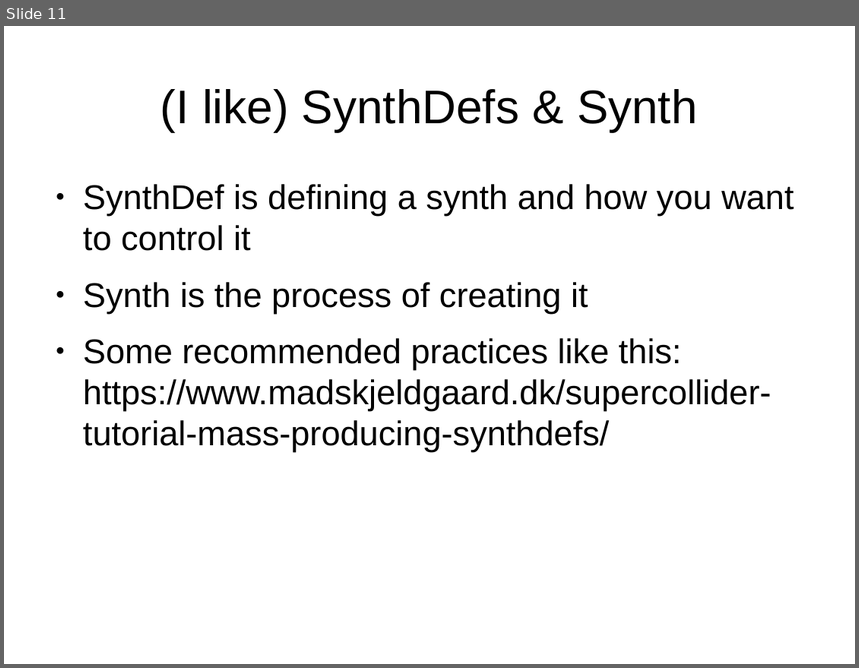
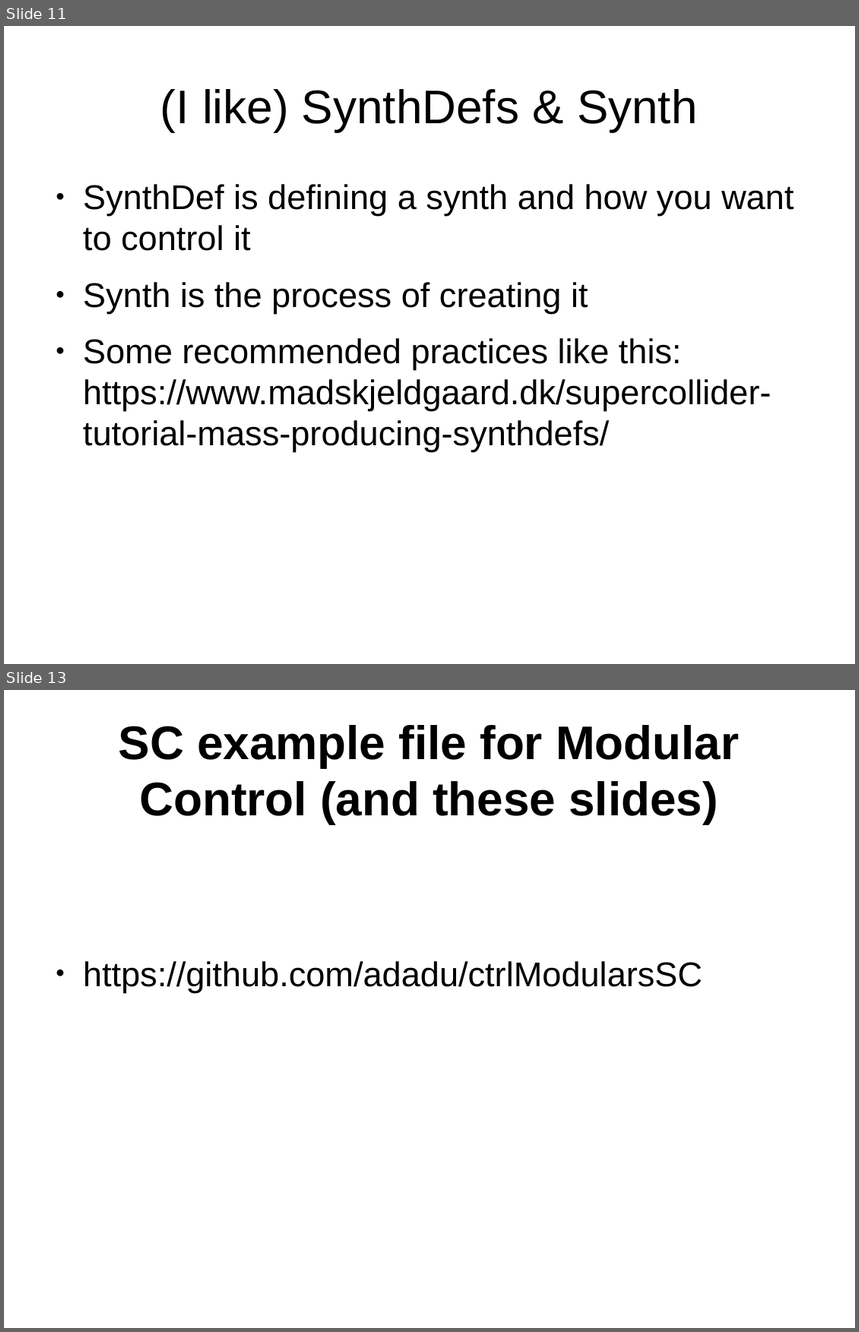
Before and after one commit to adadu/ctrlModularsSC, a slide deck: ctrlModularsSC_patchwerks2019sept7.odp. Shown one above the other, each under a label of ours: slide 11 before the commit, slides 11 and 13 after it; the slides between them are not shown. The pictures are 859x668 and 859x1332 pixels, drawn with LibreOffice and Linux fonts; fonts in the diff are those of the drawing. Boxes give left, top, right and bottom in pixels: in the first picture for what was removed or moved away, otherwise in the second. Text is boxed around its words. In the diff, an @@ line names an element or a change of style, - is before the commit and + after.

Commit message:
update slideshow

```diff
--- a/ctrlModularsSC_patchwerks2019sept7.odp
+++ b/ctrlModularsSC_patchwerks2019sept7.odp
@@ slide 13 added at (4,690,855,1328), background #FFFFFF @@
@@ title added at (119,725,739,825), 44 pt, text #000000, bold @@
+SC example file for Modular Control (and these slides)
@@ text added at (83,961,702,992), 32 pt, text #000000 @@
+● https://github.com/adadu/ctrlModularsSC
```
Also in this commit, not shown: 1 other slide added, 1 slide removed.
